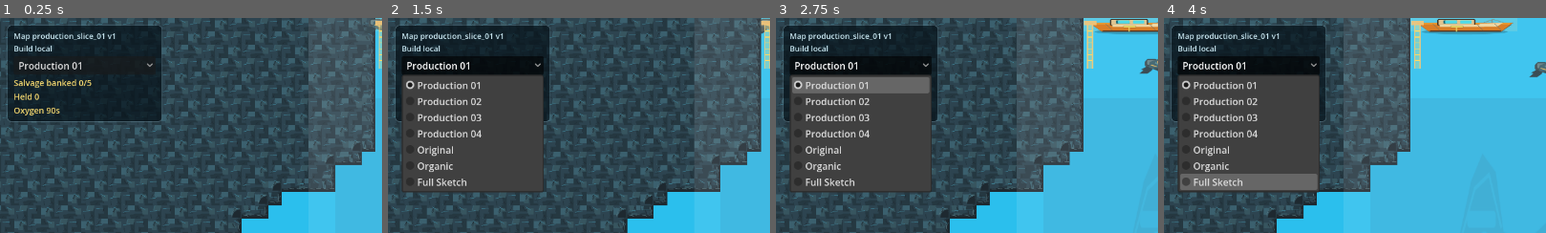
Above: before the commit, frames 1-4 (left to right).
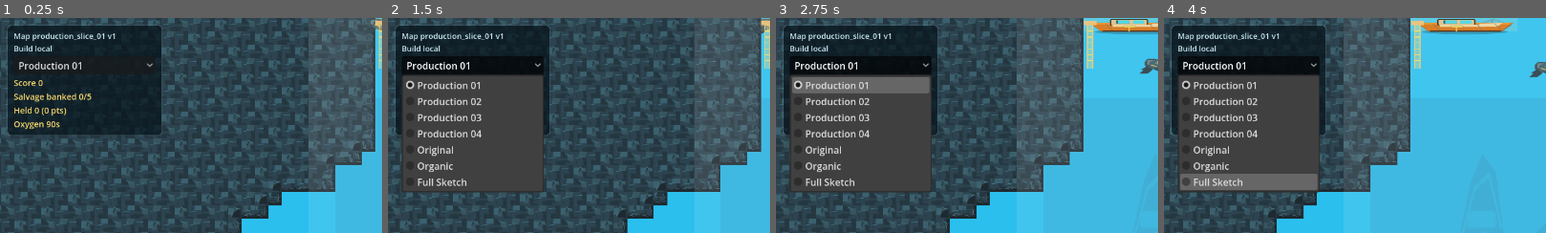
Above: after the commit, the same moments.

Repository: joeypshell/oceangame2
Game: Godot game, scene res://scenes/main/Main.tscn
The game is run twice, just before and just after one commit, with the same random seed, the same clock (stepped at 60 frames per second) and the same inputs.
Inputs:
- Up to frame 1 (0.25 s): no input
- Up to frame 2 (1.5 s): click "Production 01" at 0.5 s; tap Enter at 1.25 s; hold Right (ui_right) from 1.28 s (still down); tap R at 1.35 s
- Up to frame 3 (2.75 s): release Right (ui_right) at 2.03 s; hold Down (ui_down) from 2.03 s (still down); tap R at 2.1 s
- Up to frame 4 (4 s): release Down (ui_down) at 2.78 s; hold Right (ui_right) 2.78-3.53 s; tap R at 2.85, 3.6 s; hold Up (ui_up) from 3.53 s (still down)
The pictures show only the part of the screen within x 0-50%, y 0-50%; the shares and areas given below are measured in that part.

The runs differ from the first frame. In frame 1, 3.5% of the frame differs, in the area x 2-43%, y 28-55%; in frame 2, 0.2%; in frame 3, 0.2%; in frame 4, 0.2%.

Commit message:
Add salvage scoring payoff (#120)

Diff:
--- a/scripts/main/main.gd
+++ b/scripts/main/main.gd
@@ -66,6 +66,8 @@
 var _banked_salvage := 0
 var _total_salvage := 0
 var _held_salvage_ids: Array[String] = []
+var _held_salvage_score := 0
+var _banked_score := 0
 var _hazard_cooldown_seconds := 0.0
 var _hazard_feedback_seconds := 0.0
 var _hazard_interactions_enabled := true
@@ -303,6 +305,8 @@
 	_banked_salvage = 0
 	_total_salvage = world.get_total_salvage_count()
 	_held_salvage_ids = []
+	_held_salvage_score = 0
+	_banked_score = 0
 	_hazard_cooldown_seconds = 0.0
 	_hazard_feedback_seconds = 0.0
 	_hazard_interactions_enabled = true
@@ -362,14 +366,18 @@
 
 	var collected_salvage: String = _world.collect_salvage_near(_player.global_position, SALVAGE_COLLECTION_RADIUS)
 	if not collected_salvage.is_empty():
+		var collected_score: int = _world.get_salvage_score(collected_salvage)
 		_held_salvage += 1
 		_held_salvage_ids.append(collected_salvage)
-		_last_status_note = "Collected salvage"
+		_held_salvage_score += collected_score
+		_last_status_note = "Collected salvage +%d" % collected_score
 
 	if _held_salvage > 0 and _world.is_inside_extraction(_player.global_position):
 		_banked_salvage += _held_salvage
+		_banked_score += _held_salvage_score
 		_held_salvage = 0
 		_held_salvage_ids = []
+		_held_salvage_score = 0
 		if _total_salvage > 0 and _banked_salvage >= _total_salvage:
 			_run_complete = true
 			_last_status_note = "Run complete"
@@ -385,7 +393,9 @@
 		get_tree().quit(1)
 		return
 
+	var expected_score := 0
 	for salvage in _world.get_salvage_centers():
+		expected_score += int(salvage.get("score", 0))
 		_player.global_position = salvage["center"]
 		_process(0.0)
 
@@ -396,15 +406,20 @@
 		push_error("Salvage loop smoke did not complete after collecting and returning.")
 		get_tree().quit(1)
 		return
+	if _banked_score != expected_score:
+		push_error("Salvage loop smoke banked score %d, expected %d." % [_banked_score, expected_score])
+		get_tree().quit(1)
+		return
 
 	var completed_total := _total_salvage
+	var completed_score := _banked_score
 	_reset_run()
-	if _held_salvage != 0 or _banked_salvage != 0 or _run_complete:
+	if _held_salvage != 0 or _banked_salvage != 0 or _held_salvage_score != 0 or _banked_score != 0 or _run_complete:
 		push_error("Salvage loop smoke reset left stale run state.")
 		get_tree().quit(1)
 		return
 
-	print("Salvage loop smoke passed: collected, banked, completed, and reset %d salvage." % completed_total)
+	print("Salvage loop smoke passed: collected, banked %d score, completed, and reset %d salvage." % [completed_score, completed_total])
 	get_tree().quit()
 
 
@@ -622,8 +637,14 @@
 	var oxygen_after_return := _oxygen_seconds
 	var completed_after_return := _run_complete
 	var banked_after_return := _banked_salvage
+	var score_after_return := _banked_score
+	var target_score := int(target.get("score", 0))
+	if score_after_return < target_score:
+		push_error("Route choice probe banked score %d below target score %d." % [score_after_return, target_score])
+		get_tree().quit(1)
+		return
 	_reset_run()
-	print("Route choice probe passed: target=%s collected=1 banked=%d returned_to=boat extraction run_complete=%s oxygen=%.1f." % [target_id, banked_after_return, str(completed_after_return), oxygen_after_return])
+	print("Route choice probe passed: target=%s collected=1 banked=%d score=%d returned_to=boat extraction run_complete=%s oxygen=%.1f." % [target_id, banked_after_return, score_after_return, str(completed_after_return), oxygen_after_return])
 	get_tree().quit()
 
 
@@ -772,7 +793,9 @@
 	_world.reset_salvage()
 	_held_salvage = 0
 	_held_salvage_ids = []
+	_held_salvage_score = 0
 	_banked_salvage = 0
+	_banked_score = 0
 	_hazard_cooldown_seconds = 0.0
 	_hazard_feedback_seconds = 0.0
 	_hazard_interactions_enabled = true
@@ -806,6 +829,7 @@
 		_world.restore_salvage(_held_salvage_ids)
 		_held_salvage_ids = []
 		_held_salvage = 0
+		_held_salvage_score = 0
 		_last_status_note = "Oxygen depleted: dropped held"
 	else:
 		_last_status_note = "Oxygen depleted: surfaced"
@@ -824,6 +848,7 @@
 		_world.restore_salvage(_held_salvage_ids)
 		_held_salvage_ids = []
 		_held_salvage = 0
+		_held_salvage_score = 0
 		_last_status_note = "Hazard hit: dropped held"
 	else:
 		_last_status_note = "Hazard hit: reset"
@@ -914,7 +939,7 @@
 		return
 
 	if _total_salvage <= 0:
-		_status_label.text = "Salvage banked 0/0\nHeld 0\nOxygen --"
+		_status_label.text = "Score 0\nSalvage banked 0/0\nHeld 0\nOxygen --"
 		return
 
 	var prompt := ""
@@ -932,10 +957,12 @@
 	elif _oxygen_seconds <= OXYGEN_LOW_WARNING_SECONDS and not _run_complete:
 		oxygen_text = "Oxygen %ds LOW" % oxygen_seconds
 
-	_status_label.text = "Salvage banked %d/%d\nHeld %d\n%s" % [
+	_status_label.text = "Score %d\nSalvage banked %d/%d\nHeld %d (%d pts)\n%s" % [
+		_banked_score,
 		_banked_salvage,
 		_total_salvage,
 		_held_salvage,
+		_held_salvage_score,
 		oxygen_text,
 	]
 	if not prompt.is_empty():
--- a/scripts/world/greybox_world.gd
+++ b/scripts/world/greybox_world.gd
@@ -43,6 +43,10 @@
 	"mine": "res://assets/props/mine_01.png",
 	"jellyfish": "res://assets/props/jellyfish_01.png",
 }
+const SALVAGE_TIER_SCORES := {
+	"common": 100,
+	"valuable": 300,
+}
 const CAVE_TILESET_COLUMNS := 8
 const CAVE_TILESET_ROWS := 5
 const TERRAIN_SOURCE_ID := 0
@@ -164,8 +168,16 @@
 			"id": str(entity.get("id", "salvage")),
 			"center": _entity_center(entity),
 			"tier": str(entity.get("tier", "common")),
+			"score": _salvage_score(entity),
 		})
 	return centers
+
+
+func get_salvage_score(salvage_id: String) -> int:
+	for entity in _salvage_entities:
+		if str(entity.get("id", "salvage")) == salvage_id:
+			return _salvage_score(entity)
+	return int(SALVAGE_TIER_SCORES["common"])
 
 
 func get_hazard_centers() -> Array:
@@ -253,6 +265,11 @@
 			salvage_node.visible = false
 		return salvage_id
 	return ""
+
+
+func _salvage_score(entity: Dictionary) -> int:
+	var tier := str(entity.get("tier", "common"))
+	return int(SALVAGE_TIER_SCORES.get(tier, SALVAGE_TIER_SCORES["common"]))
 
 
 func reset_salvage() -> void:
Not shown, changed: docs/MAP_SPEC.md
Not shown, changed: docs/current/PROJECT_CONTEXT.md
